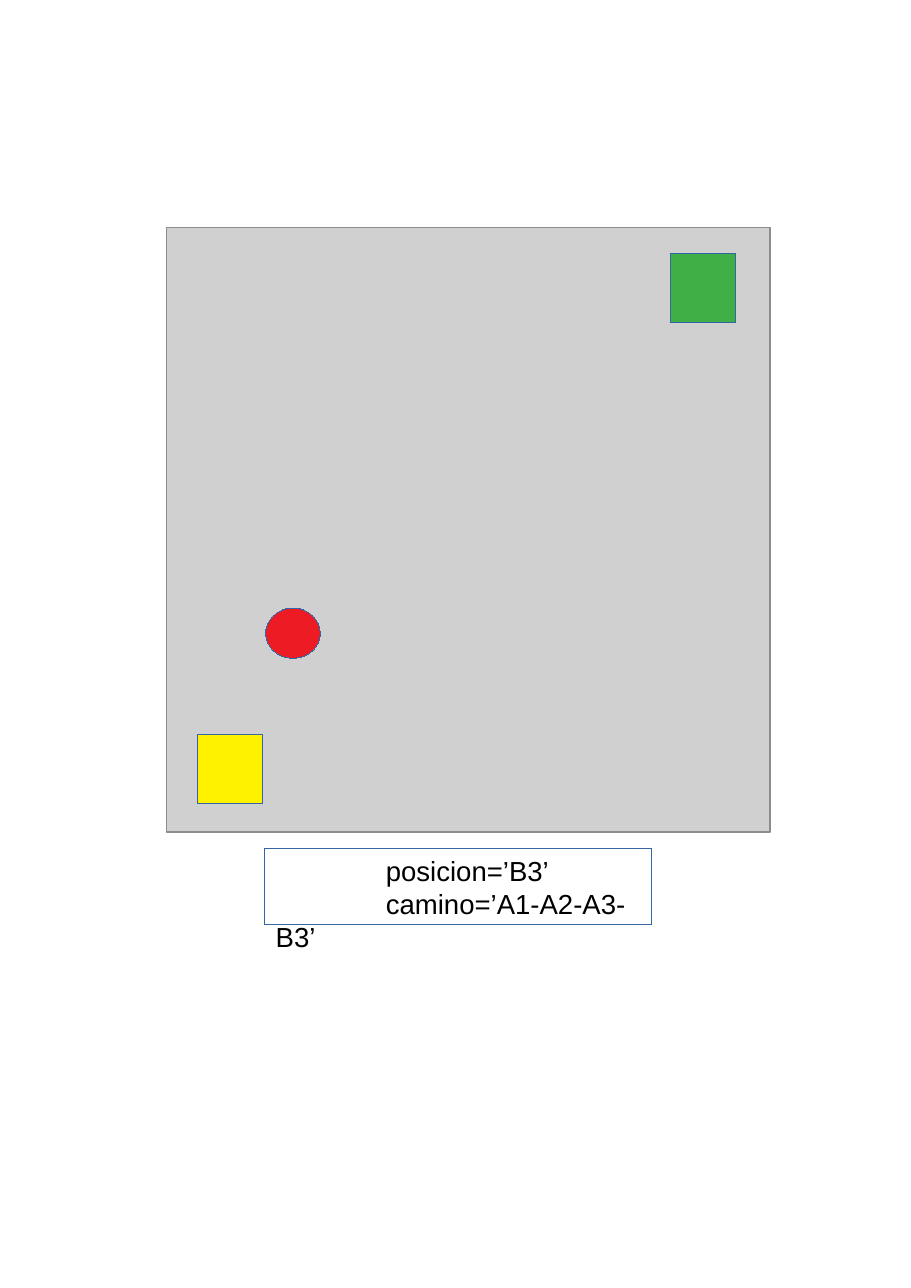
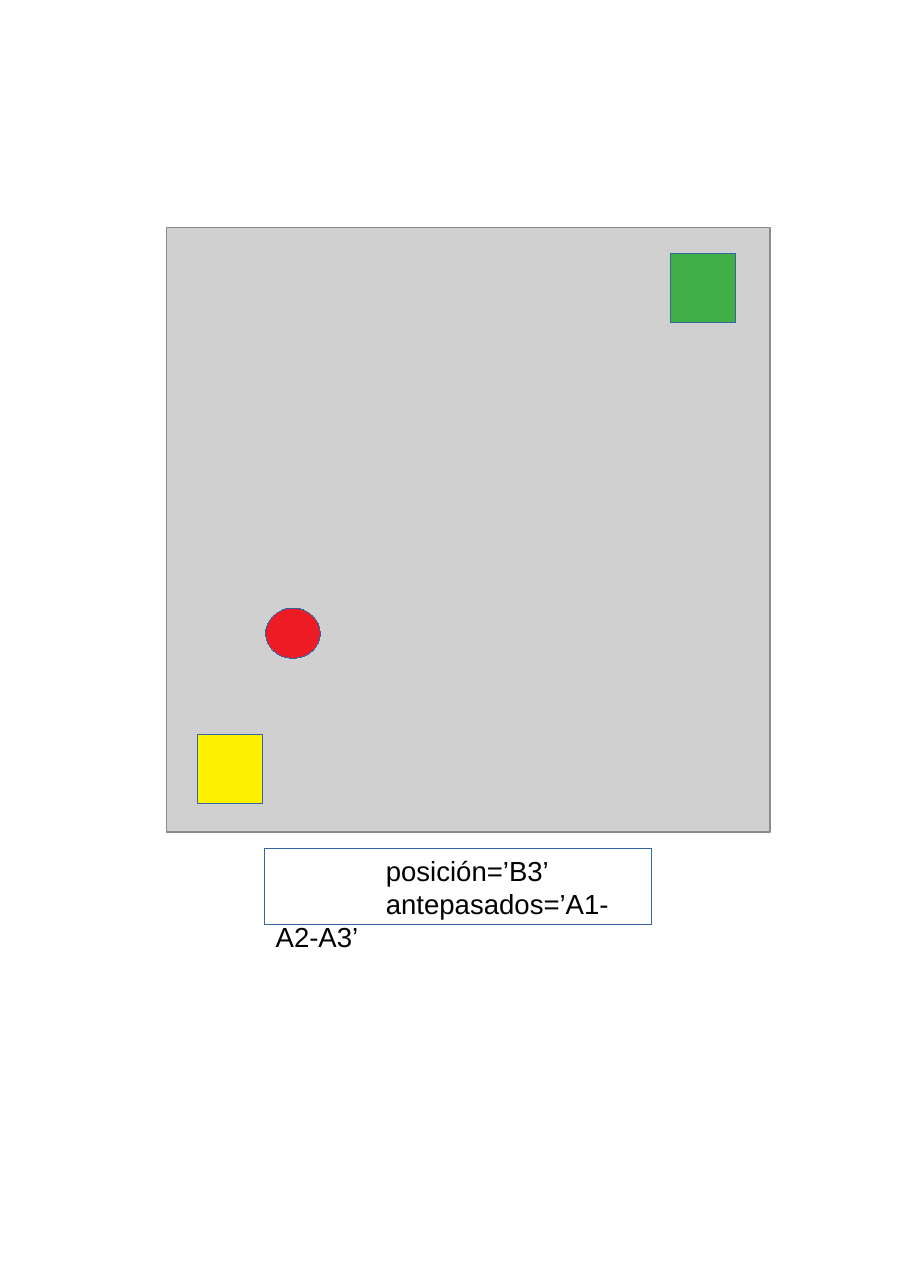
Before and after one commit to fabhrius/La-Cosa, a slide deck: slide 18 of capitulos/3 - Resolver un problema simple/Resolviendo un problema simple.odp. Drawn at 911x1288 pixels with LibreOffice and Linux fonts; fonts in the diff are those of the drawing; grey boxes stand for pictures. Boxes give left, top, right and bottom in pixels: in the first picture for what was removed or moved away, otherwise in the second. Text is boxed around its words. In the diff, an @@ line names an element or a change of style, - is before the commit and + after.

```diff
--- a/capitulos/3 - Resolver un problema simple/Resolviendo un problema simple.odp
+++ b/capitulos/3 - Resolver un problema simple/Resolviendo un problema simple.odp
@@ text in rectangle at box(276, 860, 609, 948): text changed @@
-posicion=’B3’
-camino=’A1-A2-A3-B3’
+posición=’B3’
+antepasados=’A1-A2-A3’
```
Also in this commit, not shown: 1 other slide changed, 15 other files.
